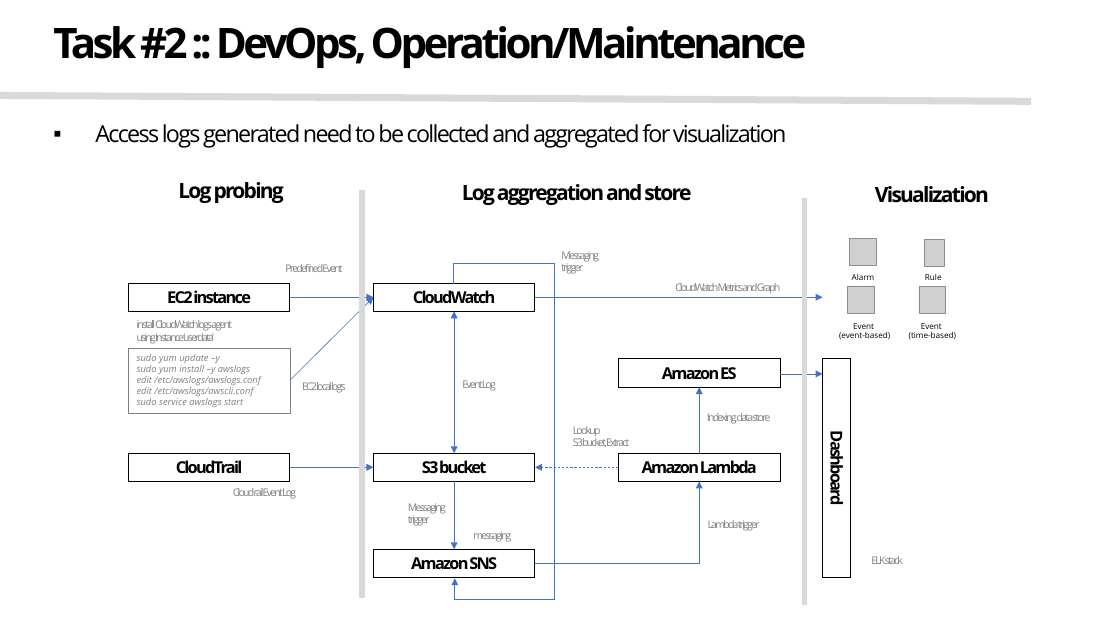
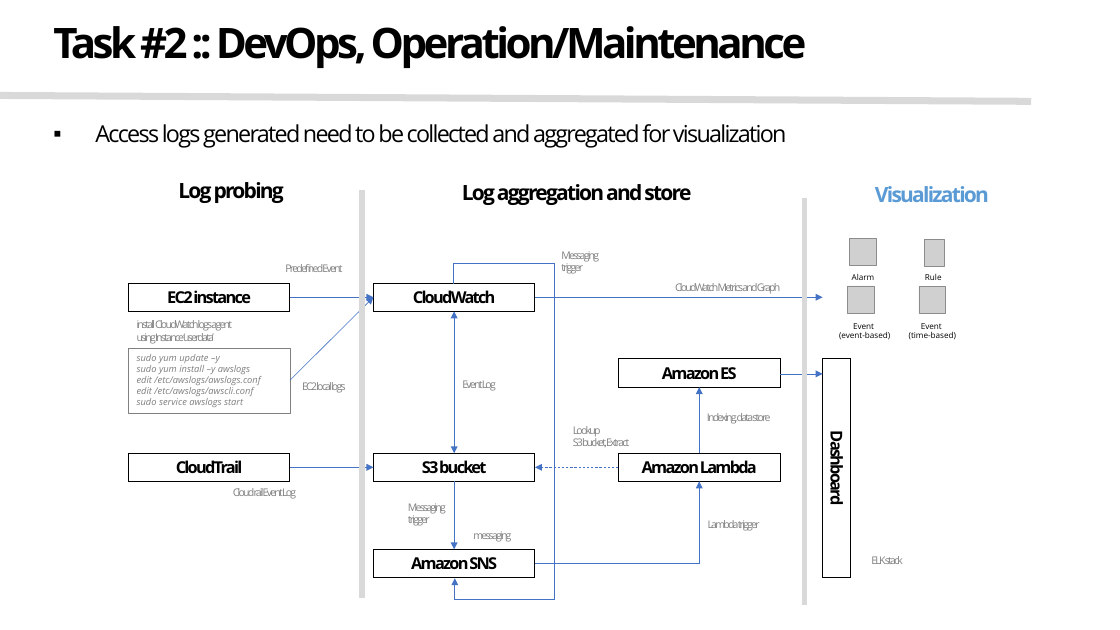
Before and after one commit to pushdown99/pushdown99.github.io, a slide deck: slide 17 of assets/yaml/Solutions Architect Hiring Assignment.pptx. Drawn at 1120x630 pixels with LibreOffice and Linux fonts; fonts in the diff are those of the drawing; grey boxes stand for pictures. Boxes give left, top, right and bottom in pixels: in the first picture for what was removed or moved away, otherwise in the second. Text is boxed around its words. In the diff, an @@ line names an element or a change of style, - is before the commit and + after.

```diff
--- a/assets/yaml/Solutions Architect Hiring Assignment.pptx
+++ b/assets/yaml/Solutions Architect Hiring Assignment.pptx
@@ text "Visualization" at (875,186,989,202): text colour #000000 to #5B9BD5 @@
```
Also in this commit, not shown: 6 other slides changed, 3 slides added, 3 other files.
